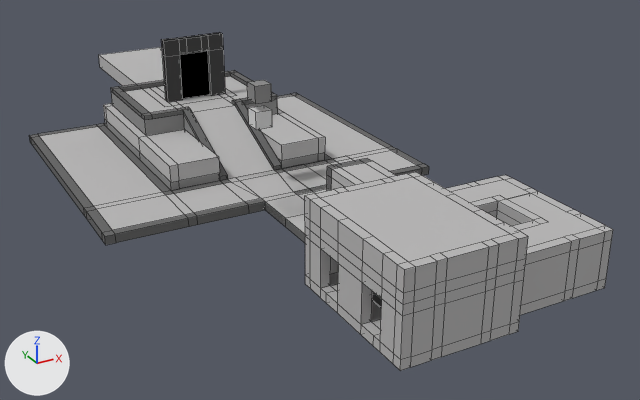
Renders of the Blender file Working/temple.blend from each side of a commit.
Camera for both pictures: a camera (50 mm lens) standing at (-40.0, -56.6, 39.6) and looking at (6.2, 27.4, -2.4). The lights are fixed; the arrows at lower left show +X, +Y and +Z. Mesh edges are drawn as thin lines.

Before the edit, the objects in view are built like this:
```python
me_cube_002 = bpy.data.meshes.new('Cube.002')
me_cube_002.from_pydata(...)  # a box spanning x -1.0..1.0, y -1.0..1.0, z -1.0..1.0
me_cube_002.materials.append(mat_greystone)  # grey #8f8f8f
me_foyer = bpy.data.meshes.new('Foyer')
me_foyer.from_pydata(...)  # 459 vertices, 424 faces; spans x -6.0..6.0, y -8.0..8.5, z -1.0..8.0
# faces by material slot: [359, 63, 2]
me_foyer.materials.append(mat_stone)  # grey #bbbaba
me_foyer.materials.append(mat_darkstone)  # dark grey #6d6d6d
me_foyer.materials.append(mat_lightstone)  # light grey #dbdbdb
me_layer2platform = bpy.data.meshes.new('Layer2Platform')
me_layer2platform.from_pydata(...)  # a box spanning x -5.0..5.0, y -15.0..15.0, z -1.0..1.0
me_layer2platform.materials.append(mat_stone)  # grey #bbbaba
me_pyramid = bpy.data.meshes.new('Pyramid')
me_pyramid.from_pydata(...)  # 276 vertices, 288 faces; spans x -19.9..20.1, y -34.6..17.4, z -2.1..4.4
# faces by material slot: [157, 105, 26]
me_pyramid.materials.append(mat_stone)  # grey #bbbaba
me_pyramid.materials.append(mat_darkstone)  # dark grey #6d6d6d
me_pyramid.materials.append(mat_greystone)  # grey #8f8f8f
ob_cube_002 = bpy.data.objects.new('Cube.002', me_cube_002)
ob_cube_002.parent = ob_cube
ob_cube_002.matrix_parent_inverse = Matrix(((1.0, 0.0, 0.0, -0.00552), (0.0, 1.0, 0.0, -51.39), (0.0, 0.0, 1.0, -7.823), (0.0, 0.0, 0.0, 1.0)))
ob_cube_002.location = (0.0, 51.39, 10.8)
ob_foyer = bpy.data.objects.new('Foyer', me_foyer)
ob_foyer.location = (0.0, 0.0, 0.0)
ob_layer2platform = bpy.data.objects.new('Layer2Platform', me_layer2platform)
ob_layer2platform.location = (0.02, 63.06, 4.0)
ob_pyramid = bpy.data.objects.new('Pyramid', me_pyramid)
ob_pyramid.location = (-0.11, 42.6, 1.11)
# also in view: 'Plane.001' at (8.0, 18.5, 2.0); 'Cube.004' at (0.0, 50.0, 9.0); 'Portal' at (0.0, 50.0, 8.0); 'Plane' at (12.0, -1.0, 2.0)
```
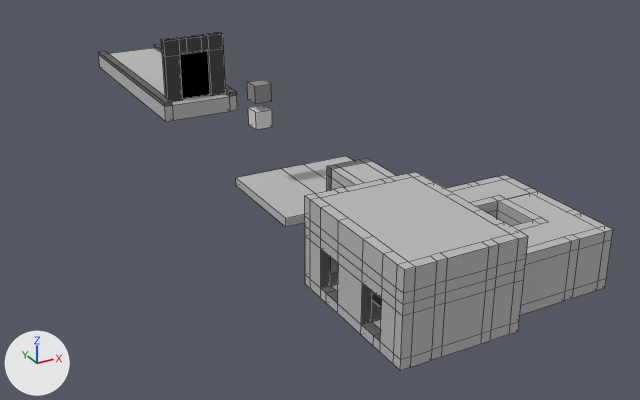
The change, as a diff of the scene's bpy script:
```diff
--- a/Working/temple.blend.py
+++ b/Working/temple.blend.py
@@ me_layer2platform @@
 # used by ob_layer2platform; location = (0.02, 63.06, 4.0)
-me_layer2platform.from_pydata(...)  # 8 vertices, 6 faces; spans x -5.0..5.0, y -15.0..15.0, z -1.0..1.0
+me_layer2platform.from_pydata(...)  # 24 vertices, 22 faces; spans x -5.0..5.0, y -15.0..15.0, z -1.0..1.5
+# me_layer2platform part 1: 16 vertices added at x -5.0..5.0, y -15.0..15.0, z -1.0..1.5
 me_layer2platform.materials.append(mat_stone)
+me_layer2platform.materials.append(mat_darkstone)  # dark grey #6d6d6d
@@ me_foyer @@
 me_foyer.from_pydata(...)  # 459 vertices, 424 faces; spans x -6.0..6.0, y -8.0..8.5, z -1.0..8.0
 # used by ob_foyer; location = (0.0, 0.0, 0.0)
+# me_foyer part 2: all 10 faces centred in x -5.5, y -5.0..5.0, z 0.0..4.0 switch from mat_stone (grey #bbbaba) to mat_darkstone (dark grey #6d6d6d)
 me_foyer.materials.append(mat_lightstone)
@@ ob_pyramid @@
 ob_pyramid.location = (-0.11, 42.6, 1.11)
+ob_pyramid.hide_viewport = True
```

Pixel boxes (x1, y1, x2, y2) of what changed, in the pictures (640 x 400 px):
'Pyramid', hidden: before (29, 70, 429, 245)
'Layer2Platform', reshaped: before (99, 47, 164, 86); after (98, 44, 237, 121)
part 1 of me_layer2platform, added: after (98, 44, 237, 121)
part 2 of me_foyer, recoloured: (321, 249, 381, 341) in both
